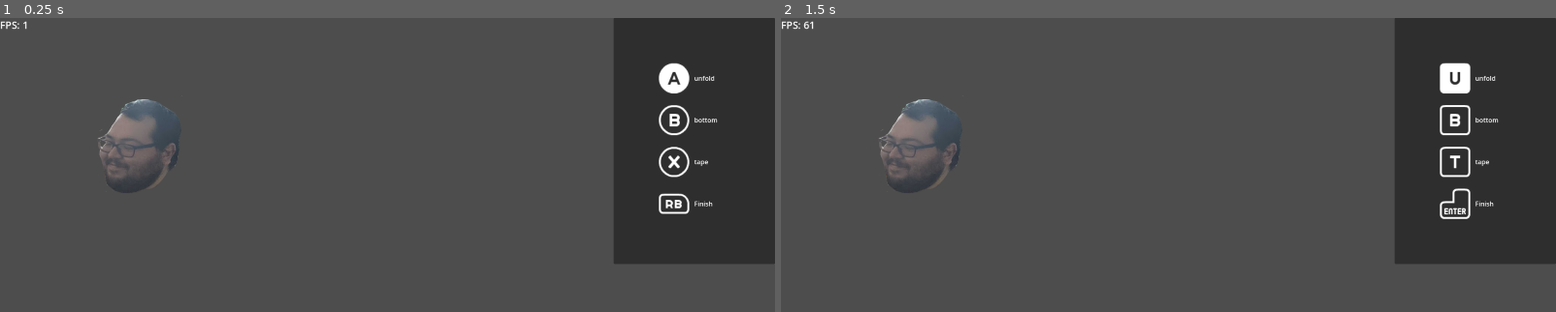
Above: before the commit, frames 1-2 (left to right).
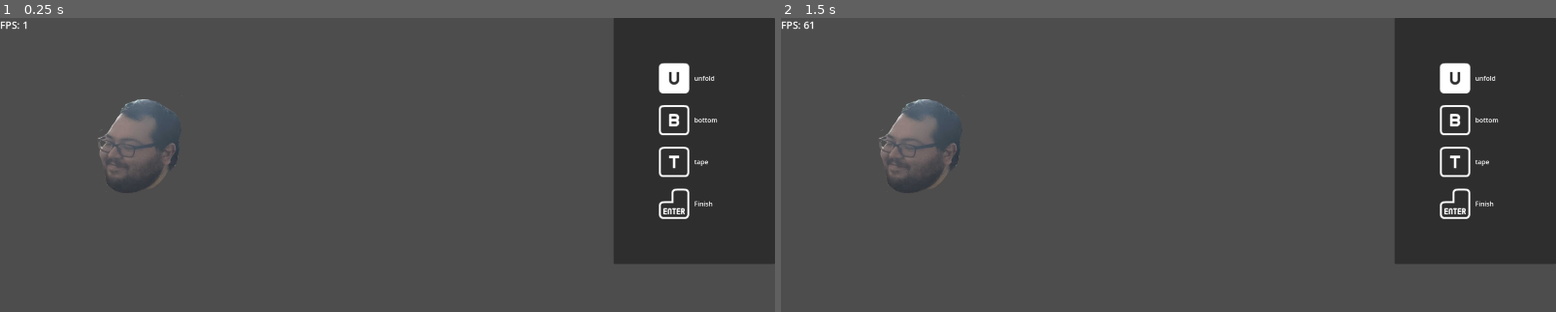
Above: after the commit, the same moments.

Repository: gabeochoa/prime_pressure
Game: Godot game, scene res://scenes/levels/level.tscn
The game is run twice, just before and just after one commit, with the same random seed, the same clock (stepped at 60 frames per second) and the same inputs.
Inputs (mouse positions are in pixels of both pictures, inside the frame that each line leads up to):
- Up to frame 1 (0.25 s): no input
- Up to frame 2 (1.5 s): tap Enter at 0.5, 1.35 s; move the mouse to (1230, 170) at 0.52 s; tap Z at 0.6 s; click (1230, 170) at 0.67 s; move the mouse to (1478, 79) at 1.27 s; hold A from 1.28 s (still down); click (1478, 79) at 1.42 s

The runs differ from the first frame. In frame 1, 0.8% of the frame differs, in the area x 84-89%, y 15-69%; in frame 2, nothing differs.

Commit message:
hide panel where there are no active screens

Diff:
--- a/input_switch_handler.gd
+++ b/input_switch_handler.gd
@@ -1,7 +1,7 @@
 class_name InputSwitchHandler
 
-var previous: bool = true
-var using_controller: bool = true
+var previous: bool = false
+var using_controller: bool = false
 
 static func instance() -> InputSwitchHandler:
 	if Globals._input_switch_handler == null:
--- a/scenes/scripts/sophie.gd
+++ b/scenes/scripts/sophie.gd
@@ -52,7 +52,9 @@
 	if actives.size() == 0:
 		for child in children:
 			child.queue_free()
+		screen_container.get_parent().get_parent().hide()
 		return
+	screen_container.get_parent().get_parent().show()
 
 	var active_screen = actives[0]
 	if !active_screen.is_dirty:
